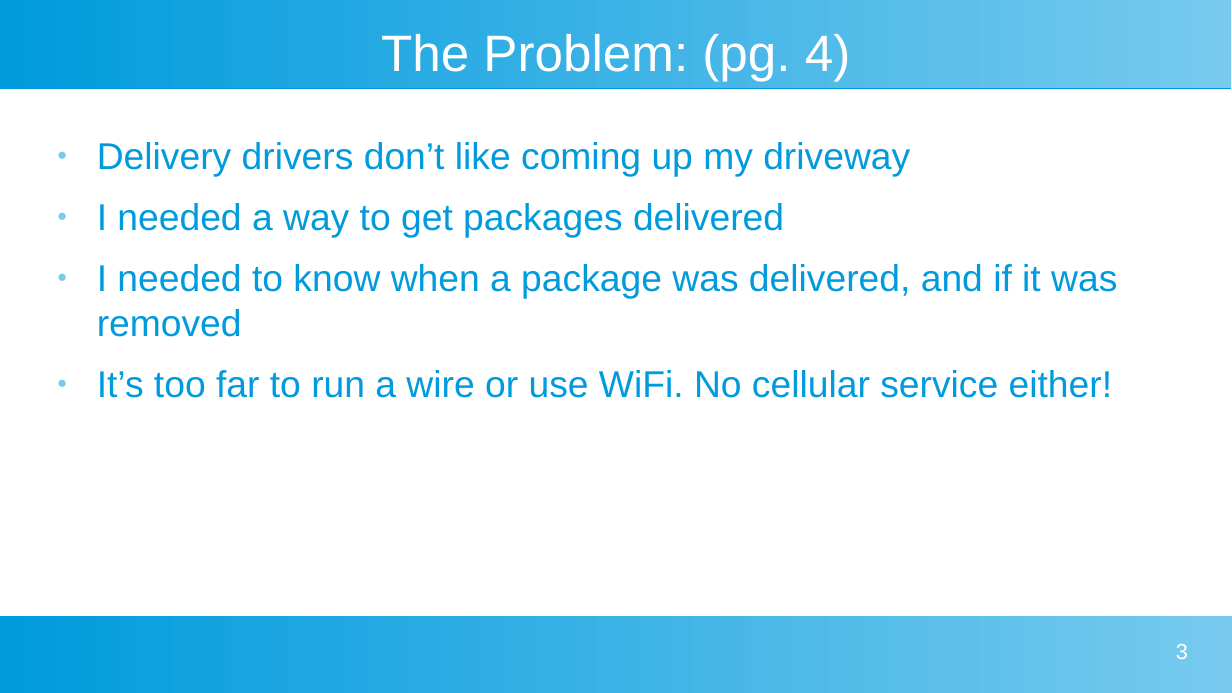
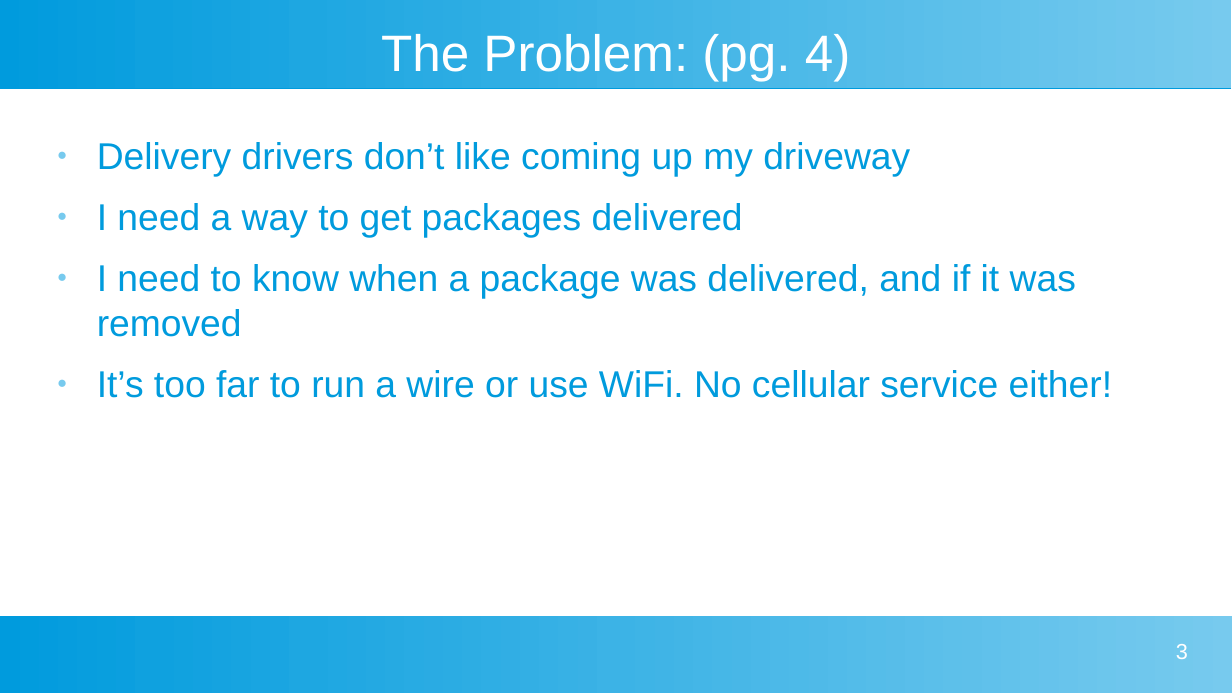
Before and after one commit to buteomont/Delivery-Box-Reporter-LoRa, a slide deck: slide 3 of resources/Presentation/Delivery Box Presentation.odp. Drawn at 1232x693 pixels with LibreOffice and Linux fonts; fonts in the diff are those of the drawing. Boxes give left, top, right and bottom in pixels: in the first picture for what was removed or moved away, otherwise in the second. Text is boxed around its words. In the diff, an @@ line names an element or a change of style, - is before the commit and + after.

```diff
--- a/resources/Presentation/Delivery Box Presentation.odp
+++ b/resources/Presentation/Delivery Box Presentation.odp
@@ text at [97, 203, 1076, 337]: text changed @@
-● I needed a way to get packages delivered
-● I needed to know when a package was delivered, and if it was removed
+● I need a way to get packages delivered
+● I need to know when a package was delivered, and if it was removed
```
Also in this commit, not shown: 6 other slides changed, 1 slide added, 1 slide removed, 58 other files.
